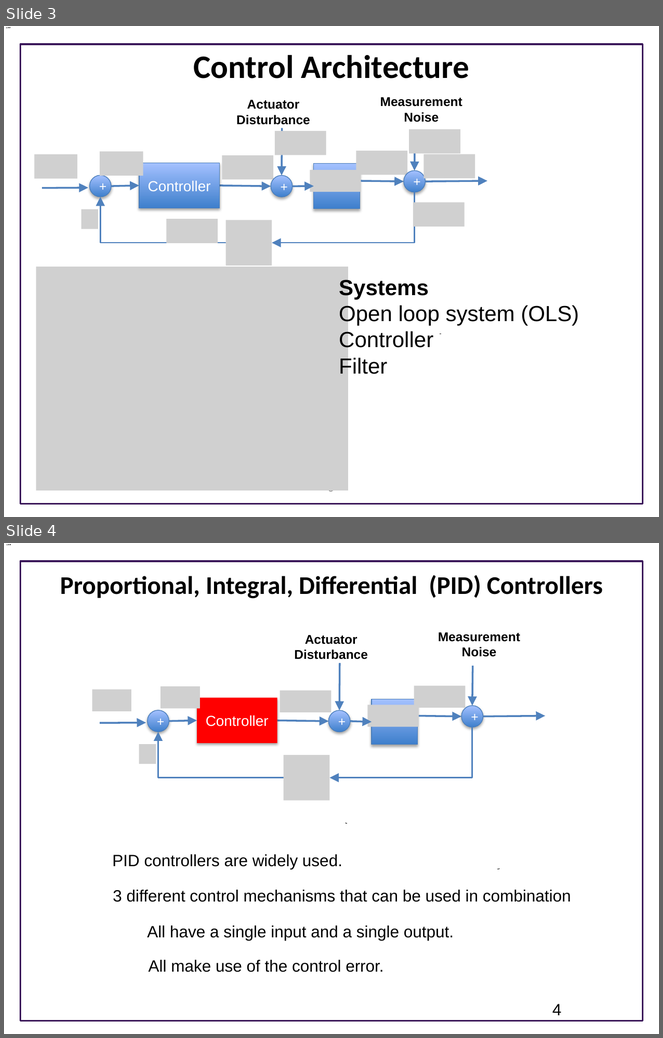
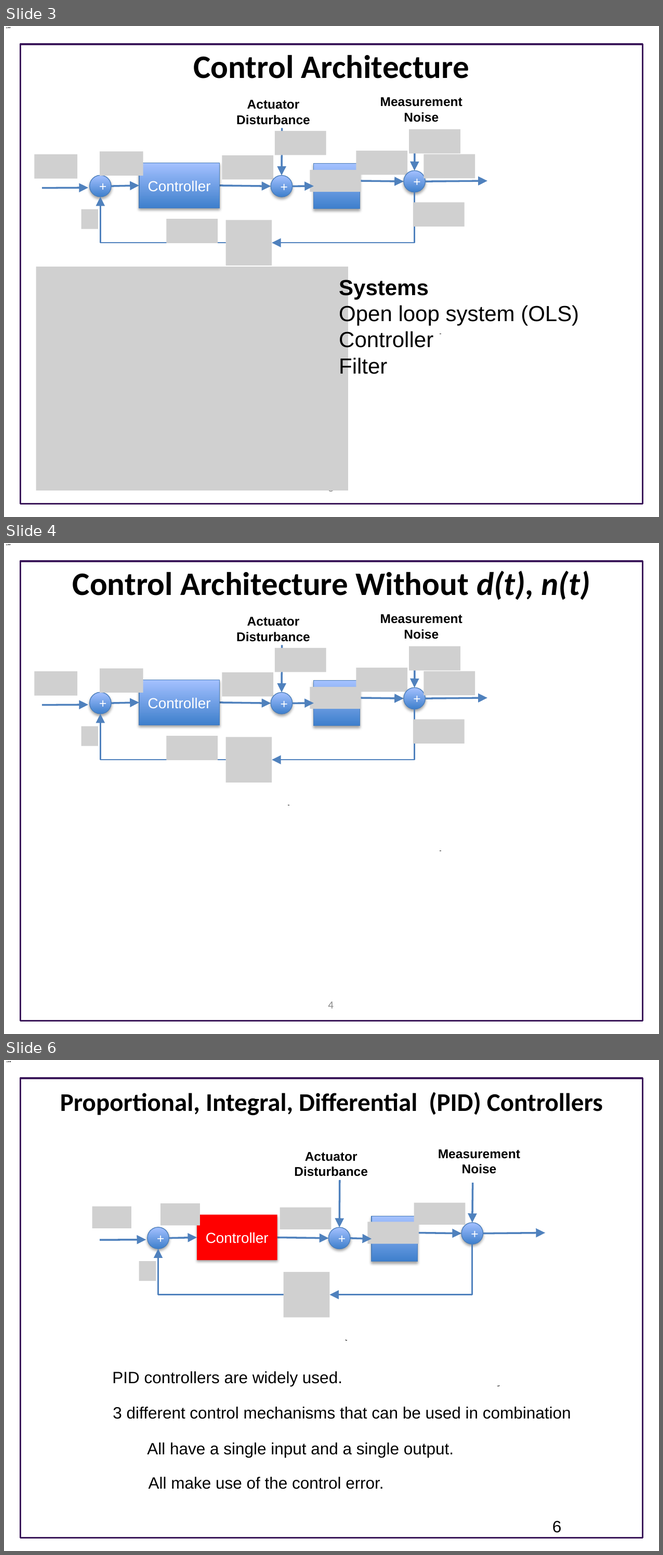
Before and after one commit to joseph-hellerstein/advanced-controls-lectures, a slide deck: classes/winter_2023/lectures/lecture_02-elements-of-closed-loop-systems/elements_of_closed_loop_systems.pptx. Shown one above the other, each under a label of ours: slides 3 and 4 before the commit, slides 3, 4 and 6 after it; the slides between them are not shown. The pictures are 663x1038 and 663x1555 pixels, drawn with LibreOffice and Linux fonts; fonts in the diff are those of the drawing; grey boxes stand for pictures; background and template pictures are left out. Boxes give left, top, right and bottom in pixels: in the first picture for what was removed or moved away, otherwise in the second. Text is boxed around its words. In the diff, an @@ line names an element or a change of style, - is before the commit and + after.

```diff
--- a/classes/winter_2023/lectures/lecture_02-elements-of-closed-loop-systems/elements_of_closed_loop_systems.pptx
+++ b/classes/winter_2023/lectures/lecture_02-elements-of-closed-loop-systems/elements_of_closed_loop_systems.pptx
@@ slide 4 added at bbox=[4, 543, 659, 1034], background #FFFFFF; not listed: 1 template element that a slide beside it also shows @@
@@ title added at bbox=[73, 571, 591, 600], 36 pt, text #000000, bold @@
+Control Architecture Without d(t), n(t)
@@ text added at bbox=[236, 617, 310, 642], 14 pt, text #000000, bold @@
+Actuator
+Disturbance
@@ text added at bbox=[380, 614, 463, 639], 14 pt, text #000000, bold @@
+Measurement
+Noise
@@ picture added at bbox=[274, 648, 326, 672] @@
@@ arrow added from (282, 645) to (282, 692), #4F81BD 2 pt @@
@@ picture added at bbox=[409, 646, 460, 671] @@
@@ arrow added from (415, 648) to (415, 688), #4F81BD 2 pt @@
@@ picture added at bbox=[357, 667, 408, 692] @@
@@ picture added at bbox=[34, 671, 77, 696] @@
@@ picture added at bbox=[100, 669, 143, 693] @@
@@ rectangle added at bbox=[139, 680, 220, 725], fill gradient #3F80CE to #A4C4FF, outline #4B7EBC 0.75 pt, 16 pt, text #FFFFFF @@
+Controller
@@ picture added at bbox=[222, 672, 273, 697] @@
@@ rectangle added at bbox=[314, 681, 360, 726], fill gradient #3F80CE to #A4C4FF, outline #4B7EBC 0.75 pt @@
@@ picture added at bbox=[424, 671, 475, 696] @@
@@ ellipse added at bbox=[90, 692, 112, 714], fill gradient #3F80CE to #A4C4FF, outline #4B7EBC 0.75 pt, 14 pt, text #FFFFFF @@
++
@@ ellipse added at bbox=[271, 692, 292, 714], fill gradient #3F80CE to #A4C4FF, outline #4B7EBC 0.75 pt, 14 pt, text #FFFFFF @@
++
@@ picture added at bbox=[310, 687, 361, 709] @@
@@ arrow added from (361, 698) to (404, 698), #4F81BD 2 pt @@
@@ ellipse added at bbox=[404, 688, 425, 709], fill gradient #3F80CE to #A4C4FF, outline #4B7EBC 0.75 pt, 14 pt, text #FFFFFF @@
++
@@ arrow added from (425, 698) to (488, 698), #4F81BD 2 pt @@
@@ arrow added from (42, 705) to (89, 705), #4F81BD 2 pt @@
@@ elbow arrow added from (226, 760) to (100, 714), #4F81BD 1.5 pt @@
@@ arrow added from (112, 704) to (139, 703), #4F81BD 2 pt @@
@@ arrow added from (220, 703) to (271, 704), #4F81BD 2 pt @@
@@ elbow arrow added from (415, 709) to (272, 760), #4F81BD 1.5 pt @@
@@ arrow added from (292, 704) to (314, 704), #4F81BD 2 pt @@
@@ picture added at bbox=[81, 727, 98, 746] @@
@@ picture added at bbox=[414, 719, 465, 744] @@
@@ picture added at bbox=[166, 736, 218, 760] @@
@@ picture added at bbox=[226, 737, 272, 782] @@
@@ page number added at bbox=[328, 1002, 334, 1009], 12 pt, text #898989 @@
+4
@@ what was slide 4 is now slide 6 @@
@@ page number at bbox=[553, 1521, 562, 1533]: text changed @@
-4
+6
```
Also in this commit, not shown: 2 other slides added, 5 other files.
